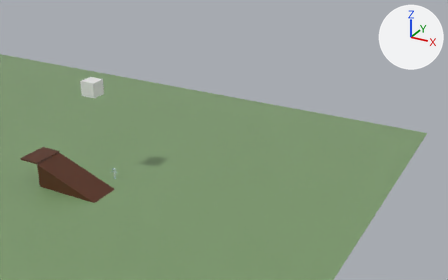
An edit to the Blender file data/source_models/game7_testmap00.blend, drawn before and after from the same camera.
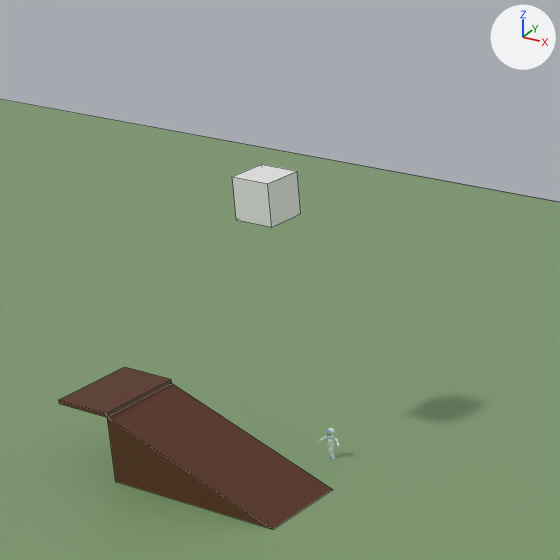
Each version is shown from a camera (50 mm lens) standing at (75.2, -33.1, 37.8) and looking at (38.8, 33.0, 4.7), then close up on the part from 0% to 43% of the width and 7% to 76% of the height. The axes (+X, +Y, +Z) are drawn at upper right. The lights are the same throughout. The close-ups show mesh edges as thin lines.
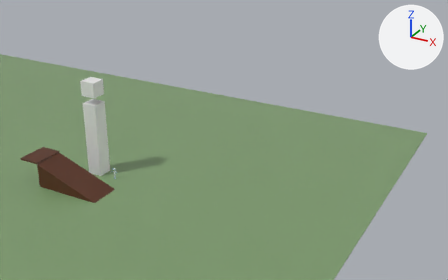
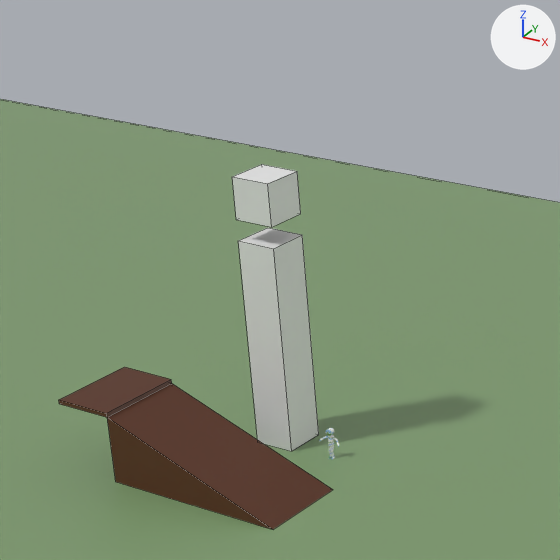
The edits, one by one:
Object 'Cube' (ob_cube) is now shown.

Changed parts and their boxes (x1, y1, x2, y2) in the close-ups (560 x 560 px):
'Cube', shown: after (238, 228, 319, 451)
